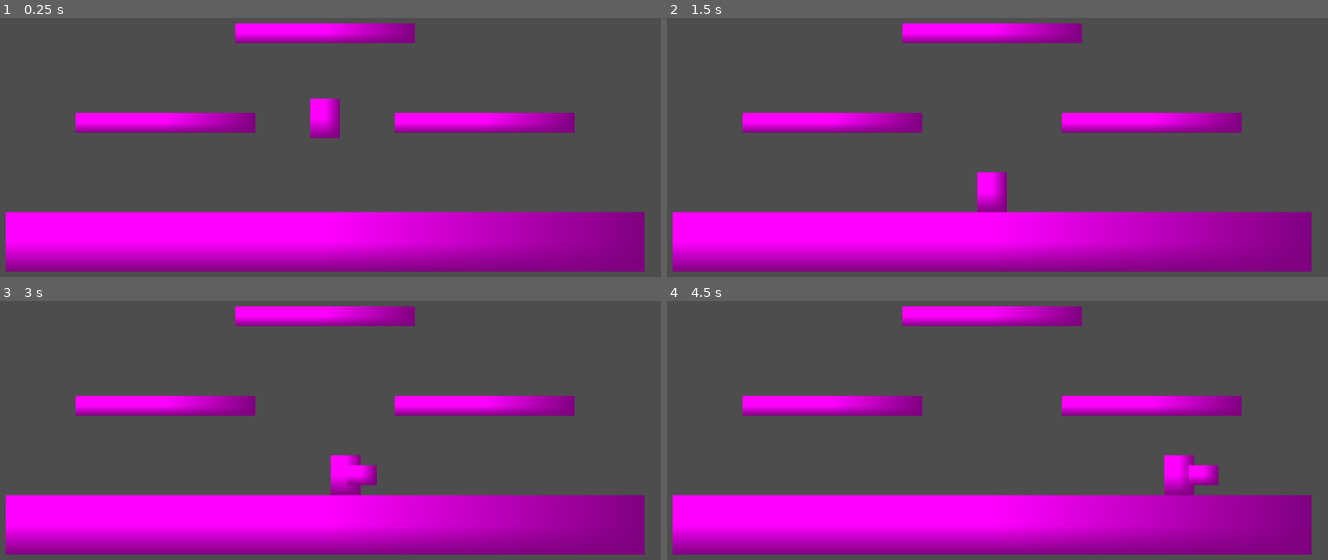
Above: before the commit, frames 1-4 (two rows, left to right).
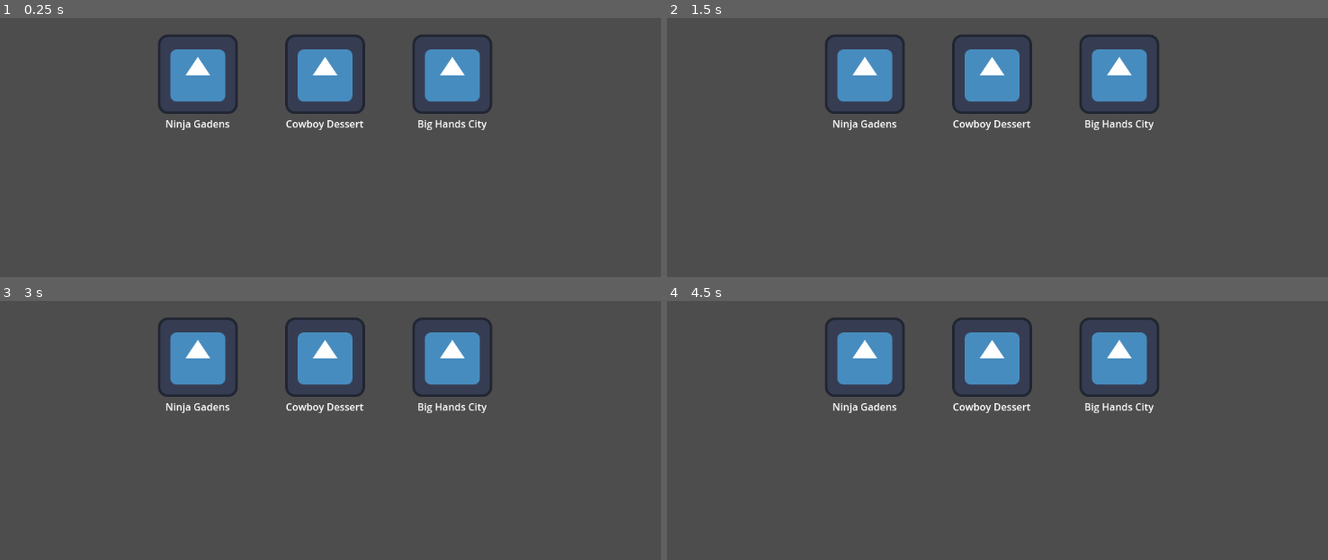
Above: after the commit, the same moments.

Repository: ima-cow/Fighting-game-adv-comp-sci
Game: Godot game, scene res://scenes/level_selector.tscn
Two runs of this game, one before a commit and one after it. Both use one fixed random seed, a clock stepped at 60 frames per second and the inputs below. Before the commit the project starts from res://scenes/stages/ninja_gardens.tscn. The engine's default icon, where the game draws it, is replaced by a stand-in: a white triangle on a blue panel in a dark square.
Inputs (mouse positions are in pixels of both pictures, inside the frame that each line leads up to):
- Up to frame 1 (0.25 s): no input
- Up to frame 2 (1.5 s): click (865, 74) at 0.52 s; click (990, 74) at 1.27 s
- Up to frame 3 (3 s): click (449, 357) at 2.02 s; tap Enter at 2.75 s; hold D (move_right) from 2.78 s (still down); tap H (grab) at 2.85 s
- Up to frame 4 (4.5 s): tap Space (jump) at 3.02, 3.77 s; tap U (jab) at 3.6 s; release D (move_right) at 4.28 s; hold A (move_left) from 4.28 s (still down); tap K (smash) at 4.35 s

The runs differ from the first frame. In frame 1, 36% of the frame differs, in the area x 0-98%, y 2-98%; in frame 2, 36%; in frame 3, 36%; in frame 4, 36%.

Commit message:
made level selecting work

Diff:
--- a/level_selector.gd
+++ /dev/null
@@ -1,12 +0,0 @@
-extends Node
-
-func _on_ninja_gardens_button_button_up() -> void:
-	get_tree().change_scene_to_file("res://scenes/stages/ninja_gardens.tscn")
-
-
-func _on_cowboy_desert_button_button_up() -> void:
-	get_tree().change_scene_to_file("res://scenes/stages/cowboy_desert.tscn")
-
-
-func _on_big_hands_city_button_button_up() -> void:
-	get_tree().change_scene_to_file("res://scenes/stages/big_hands_city.tscn")
--- a/project.godot
+++ b/project.godot
@@ -11,7 +11,7 @@
 [application]
 
 config/name="Fighting Game Adv Comp Sci"
-run/main_scene="uid://djh5dkaqq22v"
+run/main_scene="uid://d24hy0xsanu6q"
 config/features=PackedStringArray("4.4")
 config/icon="res://icon.svg"
 
--- a/scenes/level_selector.tscn
+++ b/scenes/level_selector.tscn
@@ -1,7 +1,7 @@
 [gd_scene load_steps=3 format=3 uid="uid://d24hy0xsanu6q"]
 
 [ext_resource type="Texture2D" uid="uid://qdjli3urk4tm" path="res://icon.svg" id="1_aeu7d"]
-[ext_resource type="Script" uid="uid://cuun5h2mypby2" path="res://level_selector.gd" id="1_gkmvm"]
+[ext_resource type="Script" uid="uid://cuun5h2mypby2" path="res://scripts/level_selector.gd" id="1_gkmvm"]
 
 [node name="LevelSelector" type="Node"]
 script = ExtResource("1_gkmvm")
--- a/scenes/stages/big_hands_city.tscn
+++ b/scenes/stages/big_hands_city.tscn
@@ -38,7 +38,7 @@
 shape = SubResource("RectangleShape2D_iaxrx")
 
 [node name="Platform" type="StaticBody2D" parent="Stage"]
-position = Vector2(0, 48)
+position = Vector2(0, 96)
 
 [node name="Sprite2D" type="Sprite2D" parent="Stage/Platform"]
 position = Vector2(0, -4.76837e-07)
@@ -50,7 +50,7 @@
 one_way_collision = true
 
 [node name="Platform2" type="StaticBody2D" parent="Stage"]
-position = Vector2(352, 48)
+position = Vector2(352, 96)
 
 [node name="Sprite2D" type="Sprite2D" parent="Stage/Platform2"]
 position = Vector2(0, -4.76837e-07)
@@ -62,7 +62,7 @@
 one_way_collision = true
 
 [node name="Platform3" type="StaticBody2D" parent="Stage"]
-position = Vector2(-352, 48)
+position = Vector2(-352, 96)
 
 [node name="Sprite2D" type="Sprite2D" parent="Stage/Platform3"]
 position = Vector2(0, -4.76837e-07)
--- a/scenes/stages/cowboy_desert.tscn
+++ b/scenes/stages/cowboy_desert.tscn
@@ -1,4 +1,7 @@
-[gd_scene load_steps=6 format=3 uid="uid://4pvyhs2xmggk"]
+[gd_scene load_steps=8 format=3 uid="uid://4pvyhs2xmggk"]
+
+[ext_resource type="Script" uid="uid://w8014pexwe8y" path="res://scripts/stage.gd" id="1_qe866"]
+[ext_resource type="Texture2D" uid="uid://qdjli3urk4tm" path="res://icon.svg" id="2_jtbfi"]
 
 [sub_resource type="RectangleShape2D" id="RectangleShape2D_uenyh"]
 size = Vector2(1536, 880)
@@ -14,6 +17,7 @@
 size = Vector2(768, 26)
 
 [node name="CowboyDesert" type="Node"]
+script = ExtResource("1_qe866")
 
 [node name="Camera2D" type="Camera2D" parent="."]
 
@@ -38,7 +42,7 @@
 shape = SubResource("RectangleShape2D_qe866")
 
 [node name="Platform" type="StaticBody2D" parent="Stage"]
-position = Vector2(0, 48)
+position = Vector2(0, 96)
 
 [node name="Sprite2D" type="Sprite2D" parent="Stage/Platform"]
 position = Vector2(2.28882e-05, -4.76837e-07)
@@ -48,3 +52,81 @@
 [node name="CollisionShape2D" type="CollisionShape2D" parent="Stage/Platform"]
 shape = SubResource("RectangleShape2D_4pcim")
 one_way_collision = true
+
+[node name="CharacterSelector" type="Control" parent="."]
+layout_mode = 3
+anchors_preset = 0
+offset_left = -576.0
+offset_top = -320.0
+offset_right = -536.0
+offset_bottom = -280.0
+
+[node name="ColorRect" type="ColorRect" parent="CharacterSelector"]
+custom_minimum_size = Vector2(1152, 648)
+layout_mode = 0
+offset_top = -4.0
+offset_right = 1152.0
+offset_bottom = 644.0
+color = Color(0.0768358, 0.0768358, 0.0768358, 1)
+
+[node name="CenterContainer" type="CenterContainer" parent="CharacterSelector"]
+custom_minimum_size = Vector2(1152, 648)
+layout_mode = 0
+offset_right = 40.0
+offset_bottom = 40.0
+
+[node name="HBoxContainer" type="HBoxContainer" parent="CharacterSelector/CenterContainer"]
+layout_mode = 2
+alignment = 1
+
+[node name="CenterContainer" type="CenterContainer" parent="CharacterSelector/CenterContainer/HBoxContainer"]
+custom_minimum_size = Vector2(200, 200)
+layout_mode = 2
+
+[node name="VBoxContainer" type="VBoxContainer" parent="CharacterSelector/CenterContainer/HBoxContainer/CenterContainer"]
+layout_mode = 2
+
+[node name="NinjaButton" type="TextureButton" parent="CharacterSelector/CenterContainer/HBoxContainer/CenterContainer/VBoxContainer"]
+layout_mode = 2
+texture_normal = ExtResource("2_jtbfi")
+
+[node name="Label" type="Label" parent="CharacterSelector/CenterContainer/HBoxContainer/CenterContainer/VBoxContainer"]
+layout_mode = 2
+text = "Ninja"
+horizontal_alignment = 1
+
+[node name="CenterContainer2" type="CenterContainer" parent="CharacterSelector/CenterContainer/HBoxContainer"]
+custom_minimum_size = Vector2(200, 200)
+layout_mode = 2
+
+[node name="VBoxContainer" type="VBoxContainer" parent="CharacterSelector/CenterContainer/HBoxContainer/CenterContainer2"]
+layout_mode = 2
+
+[node name="CowboyButton" type="TextureButton" parent="CharacterSelector/CenterContainer/HBoxContainer/CenterContainer2/VBoxContainer"]
+layout_mode = 2
+texture_normal = ExtResource("2_jtbfi")
+
+[node name="Label" type="Label" parent="CharacterSelector/CenterContainer/HBoxContainer/CenterContainer2/VBoxContainer"]
+layout_mode = 2
+text = "Cowboy"
+horizontal_alignment = 1
+
+[node name="CenterContainer3" type="CenterContainer" parent="CharacterSelector/CenterContainer/HBoxContainer"]
+custom_minimum_size = Vector2(200, 200)
+layout_mode = 2
+
+[node name="VBoxContainer" type="VBoxContainer" parent="CharacterSelector/CenterContainer/HBoxContainer/CenterContainer3"]
+layout_mode = 2
+
+[node name="BigHandsButton" type="TextureButton" parent="CharacterSelector/CenterContainer/HBoxContainer/CenterContainer3/VBoxContainer"]
+layout_mode = 2
+texture_normal = ExtResource("2_jtbfi")
+
+[node name="Label" type="Label" parent="CharacterSelector/CenterContainer/HBoxContainer/CenterContainer3/VBoxContainer"]
+layout_mode = 2
+text = "Big Hands"
+horizontal_alignment = 1
+
+[connection signal="button_up" from="CharacterSelector/CenterContainer/HBoxContainer/CenterContainer/VBoxContainer/NinjaButton" to="." method="_on_ninja_button_button_up"]
+[connection signal="button_up" from="CharacterSelector/CenterContainer/HBoxContainer/CenterContainer2/VBoxContainer/CowboyButton" to="." method="_on_cowboy_button_button_up"]
+[connection signal="button_up" from="CharacterSelector/CenterContainer/HBoxContainer/CenterContainer3/VBoxContainer/BigHandsButton" to="." method="_on_big_hands_button_button_up"]
--- a/scenes/stages/ninja_gardens.tscn
+++ b/scenes/stages/ninja_gardens.tscn
@@ -1,6 +1,7 @@
-[gd_scene load_steps=7 format=3 uid="uid://djh5dkaqq22v"]
+[gd_scene load_steps=8 format=3 uid="uid://djh5dkaqq22v"]
 
-[ext_resource type="PackedScene" uid="uid://dmslc11hhyyu" path="res://scenes/characters/ninja.tscn" id="1_m4npe"]
+[ext_resource type="Script" uid="uid://w8014pexwe8y" path="res://scripts/stage.gd" id="1_k1bxl"]
+[ext_resource type="Texture2D" uid="uid://qdjli3urk4tm" path="res://icon.svg" id="2_k1bxl"]
 
 [sub_resource type="RectangleShape2D" id="RectangleShape2D_78yxw"]
 size = Vector2(1536, 880)
@@ -16,10 +17,9 @@
 size = Vector2(288, 26)
 
 [node name="NinjaGardens" type="Node"]
+script = ExtResource("1_k1bxl")
 
 [node name="Camera2D" type="Camera2D" parent="."]
-
-[node name="Ninja" parent="." instance=ExtResource("1_m4npe")]
 
 [node name="PlayArea" type="Area2D" parent="."]
 
@@ -76,3 +76,79 @@
 [node name="CollisionShape2D" type="CollisionShape2D" parent="Stage/Platform3"]
 shape = SubResource("RectangleShape2D_psigm")
 one_way_collision = true
+
+[node name="CharacterSelector" type="Control" parent="."]
+layout_mode = 3
+anchors_preset = 0
+offset_left = -576.0
+offset_top = -320.0
+offset_right = -536.0
+offset_bottom = -280.0
+
+[node name="ColorRect" type="ColorRect" parent="CharacterSelector"]
+custom_minimum_size = Vector2(1152, 648)
+layout_mode = 0
+offset_top = -4.0
+offset_right = 1152.0
+offset_bottom = 644.0
+color = Color(0.0768358, 0.0768358, 0.0768358, 1)
+
+[node name="CenterContainer" type="CenterContainer" parent="CharacterSelector"]
+custom_minimum_size = Vector2(1152, 648)
+layout_mode = 0
+offset_right = 40.0
+offset_bottom = 40.0
+
+[node name="HBoxContainer" type="HBoxContainer" parent="CharacterSelector/CenterContainer"]
+layout_mode = 2
+alignment = 1
+
+[node name="CenterContainer" type="CenterContainer" parent="CharacterSelector/CenterContainer/HBoxContainer"]
+custom_minimum_size = Vector2(200, 200)
+layout_mode = 2
+
+[node name="VBoxContainer" type="VBoxContainer" parent="CharacterSelector/CenterContainer/HBoxContainer/CenterContainer"]
+layout_mode = 2
+
+[node name="NinjaButton" type="TextureButton" parent="CharacterSelector/CenterContainer/HBoxContainer/CenterContainer/VBoxContainer"]
+layout_mode = 2
+texture_normal = ExtResource("2_k1bxl")
+
+[node name="Label" type="Label" parent="CharacterSelector/CenterContainer/HBoxContainer/CenterContainer/VBoxContainer"]
+layout_mode = 2
+text = "Ninja"
+horizontal_alignment = 1
+
+[node name="CenterContainer2" type="CenterContainer" parent="CharacterSelector/CenterContainer/HBoxContainer"]
+custom_minimum_size = Vector2(200, 200)
+layout_mode = 2
+
+[node name="VBoxContainer" type="VBoxContainer" parent="CharacterSelector/CenterContainer/HBoxContainer/CenterContainer2"]
+layout_mode = 2
+
+[node name="CowboyButton" type="TextureButton" parent="CharacterSelector/CenterContainer/HBoxContainer/CenterContainer2/VBoxContainer"]
+layout_mode = 2
+texture_normal = ExtResource("2_k1bxl")
+
+[node name="Label" type="Label" parent="CharacterSelector/CenterContainer/HBoxContainer/CenterContainer2/VBoxContainer"]
+layout_mode = 2
+text = "Cowboy"
+horizontal_alignment = 1
+
+[node name="CenterContainer3" type="CenterContainer" parent="CharacterSelector/CenterContainer/HBoxContainer"]
+custom_minimum_size = Vector2(200, 200)
+layout_mode = 2
+
+[node name="VBoxContainer" type="VBoxContainer" parent="CharacterSelector/CenterContainer/HBoxContainer/CenterContainer3"]
+layout_mode = 2
+
+[node name="BigHandsButton" type="TextureButton" parent="CharacterSelector/CenterContainer/HBoxContainer/CenterContainer3/VBoxContainer"]
+layout_mode = 2
+texture_normal = ExtResource("2_k1bxl")
+
+[node name="Label" type="Label" parent="CharacterSelector/CenterContainer/HBoxContainer/CenterContainer3/VBoxContainer"]
+layout_mode = 2
+text = "Big Hands"
+horizontal_alignment = 1
+
+[connection signal="button_up" from="CharacterSelector/CenterContainer/HBoxContainer/CenterContainer/VBoxContainer/NinjaButton" to="." method="_on_ninja_button_button_up"]
Not shown, removed: level_selector.gd.uid
